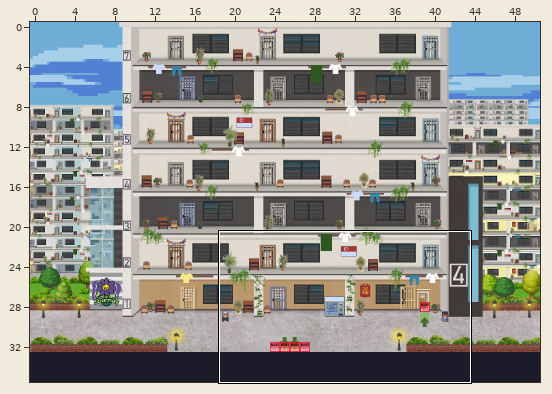
Tiled map (JSON): Block4.tmj. Above: a wide view before the commit, with the close-up outlined.
Close-up. Before the commit:
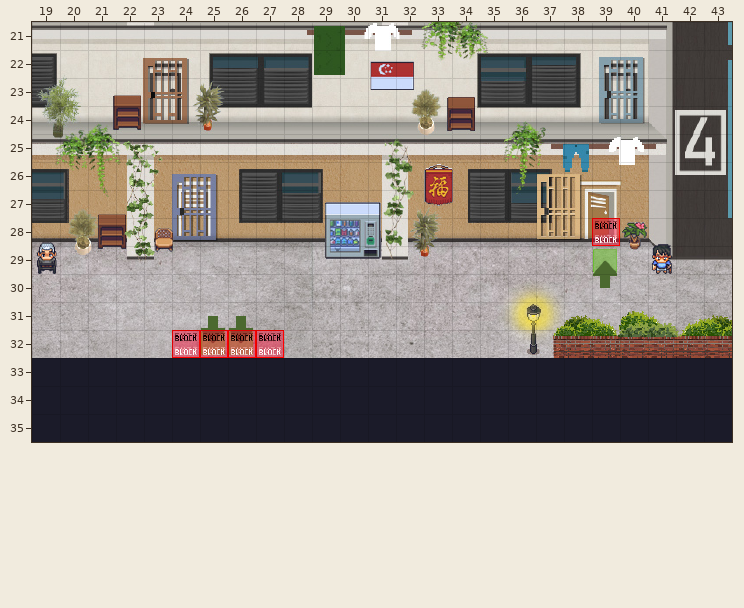
Cells are 32x32 px. Shown: x 19..43, y 21..35.
Now the later version:
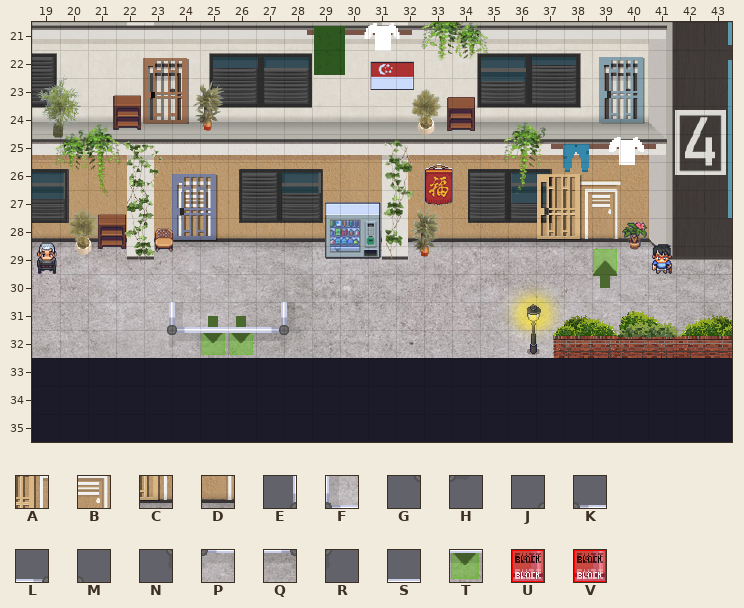
Key: from "Block4 door": A 0, B 1, C 2, D 3; from "Sports elements": E 148, F 149, G 166, H 167, J 230, K 231, L 232, M 233, N 248, P 249, Q 250, R 251, S 269, T 287; from "WA_Special_Zones": U 2, V 5.
_ is an empty cell, # one hidden under a higher layer.
See-through tiles are keyed as they look on the map.
The edit:
Layer "Door_opened":
y 28: x 39 V -> #
Layer "Door_closed":
y 27: x 38..39 __ -> AB
y 28: x 38..39 _U -> CD
Layer "Door2_opened":
y 31: x 23..24 __ -> EF; x 27..28 __ -> EF
y 32: x 23..28 _VVVV_ -> GH__GH
Layer "Door2_closed":
y 31: x 23..28 ______ -> JKSSLM
y 32: x 23..28 _UUUU_ -> NPTTQR
